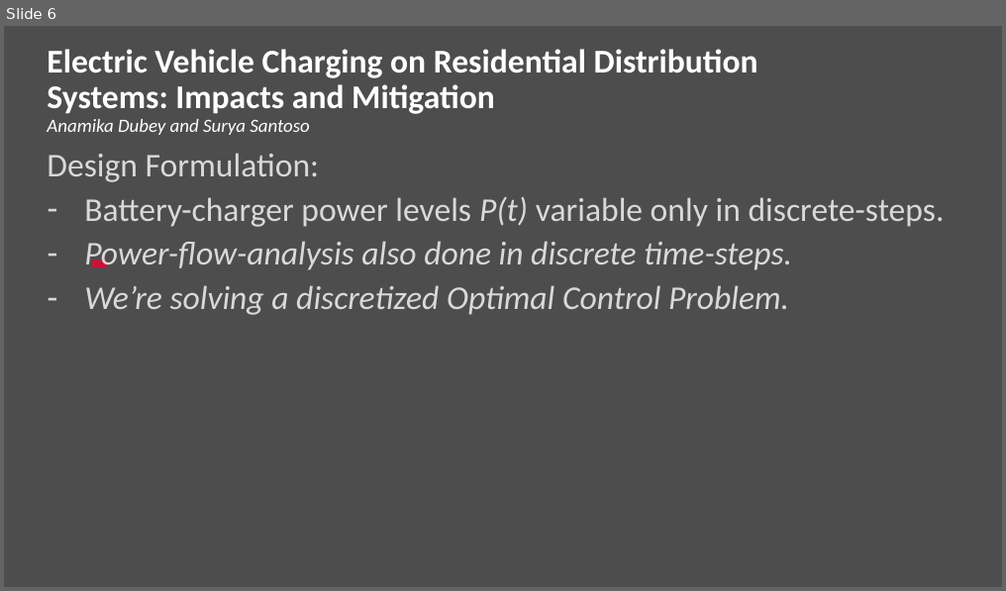
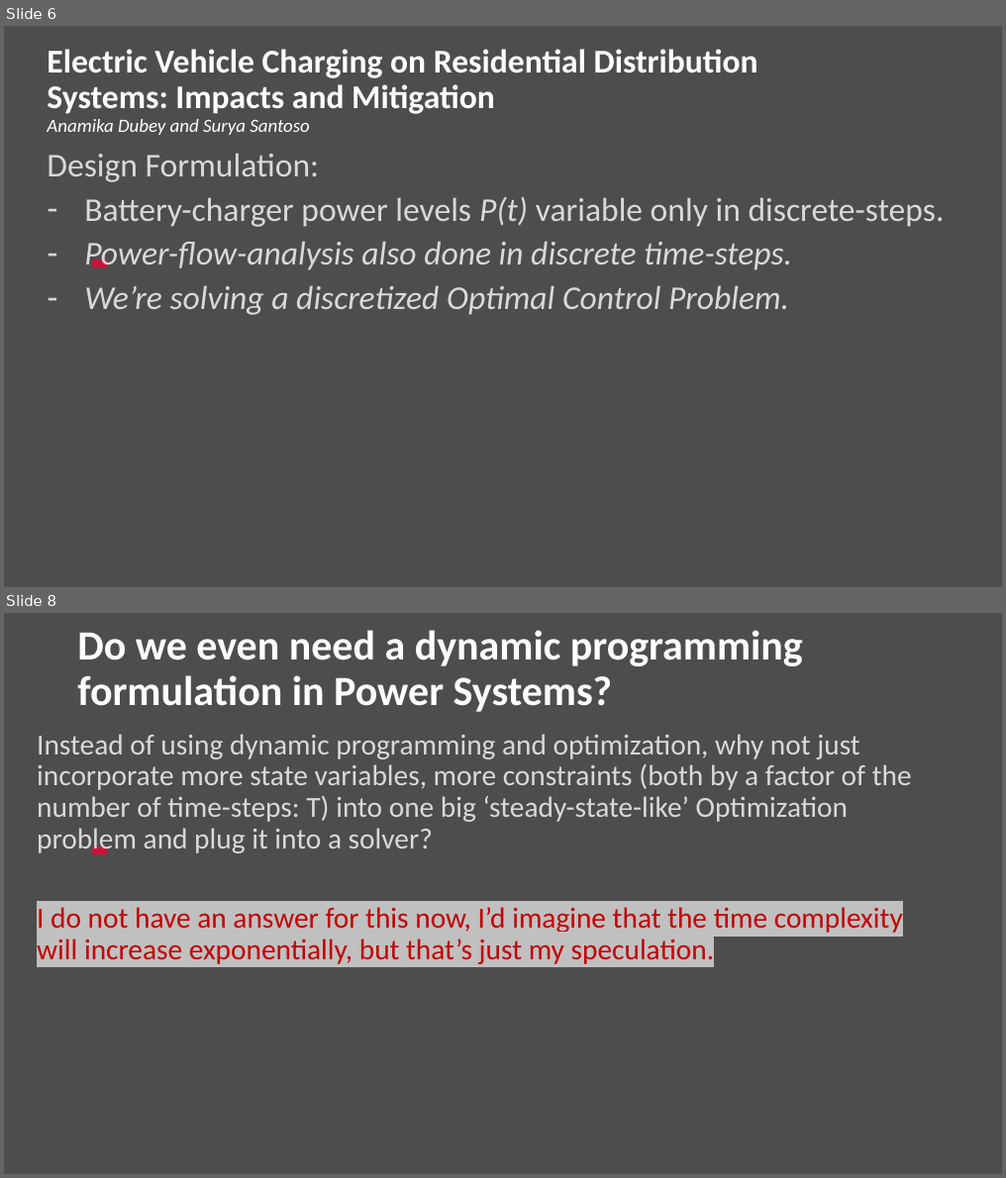
Before and after one commit to Realife-Brahmin/OriginalDocsHub, a slide deck: research_showcase/dynamicProgramming_aryan_ritwajeet_jha.pptx. Shown one above the other, each under a label of ours: slide 6 before the commit, slides 6 and 8 after it; the slides between them are not shown. The pictures are 1006x591 and 1006x1178 pixels, drawn with LibreOffice and Linux fonts; fonts in the diff are those of the drawing; background and template pictures are left out. Boxes give left, top, right and bottom in pixels: in the first picture for what was removed or moved away, otherwise in the second. Text is boxed around its words. In the diff, an @@ line names an element or a change of style, - is before the commit and + after.

```diff
--- a/research_showcase/dynamicProgramming_aryan_ritwajeet_jha.pptx
+++ b/research_showcase/dynamicProgramming_aryan_ritwajeet_jha.pptx
@@ slide 8 added at (4, 613, 1002, 1174), background #4D4D4D; not listed: 1 template element that a slide beside it also shows @@
@@ title added at (77, 630, 803, 712), 40 pt, text #FFFFFF, bold @@
+Do we even need a dynamic programming formulation in Power Systems?
@@ text added at (37, 734, 912, 966), 28 pt, text #D9D9D9 @@
+Instead of using dynamic programming and optimization, why not just incorporate more state variables, more constraints (both by a factor of the number of time-steps: T) into one big ‘steady-state-like’ Optimization problem and plug it into a solver?
+I do not have an answer for this now, I’d imagine that the time complexity will increase exponentially, but that’s just my speculation.
```
Also in this commit, not shown: 1 other slide added, 3 slides removed.
